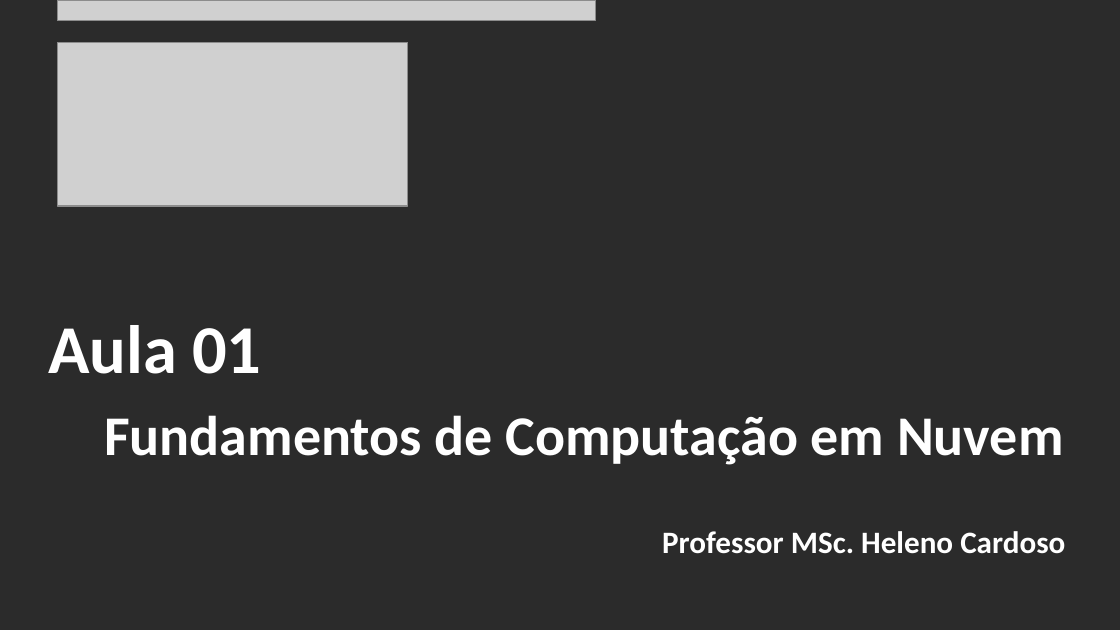
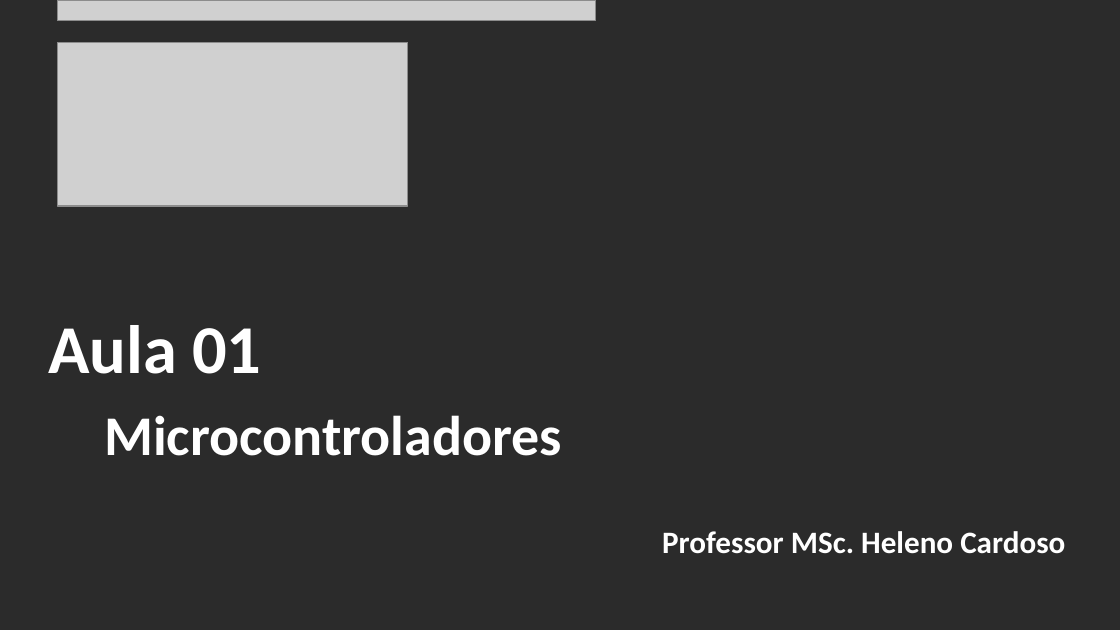
Before and after one commit to CloudEducationBrazil/WydenArea1ProgramacaoMicrocontroladores, a slide deck: slide 2 of 01 Classes/Aula 01 - Programação Microcontroladores.pptx. Drawn at 1120x630 pixels with LibreOffice and Linux fonts; fonts in the diff are those of the drawing; grey boxes stand for pictures; background and template pictures are left out; a plain dark background stands for a picture behind light text. Boxes give left, top, right and bottom in pixels: in the first picture for what was removed or moved away, otherwise in the second. Text is boxed around its words. In the diff, an @@ line names an element or a change of style, - is before the commit and + after.

Commit message:
Aula 01 Microcontroladores ....

```diff
--- a/01 Classes/Aula 01 - Programação Microcontroladores.pptx
+++ b/01 Classes/Aula 01 - Programação Microcontroladores.pptx
@@ title at bbox=[48, 325, 562, 456]: text changed @@
-Aula 01
-Fundamentos de Computação em Nuvem
+Aula 01
+Microcontroladores
```
Also in this commit, not shown: 4 other slides changed, 15 slides added.
